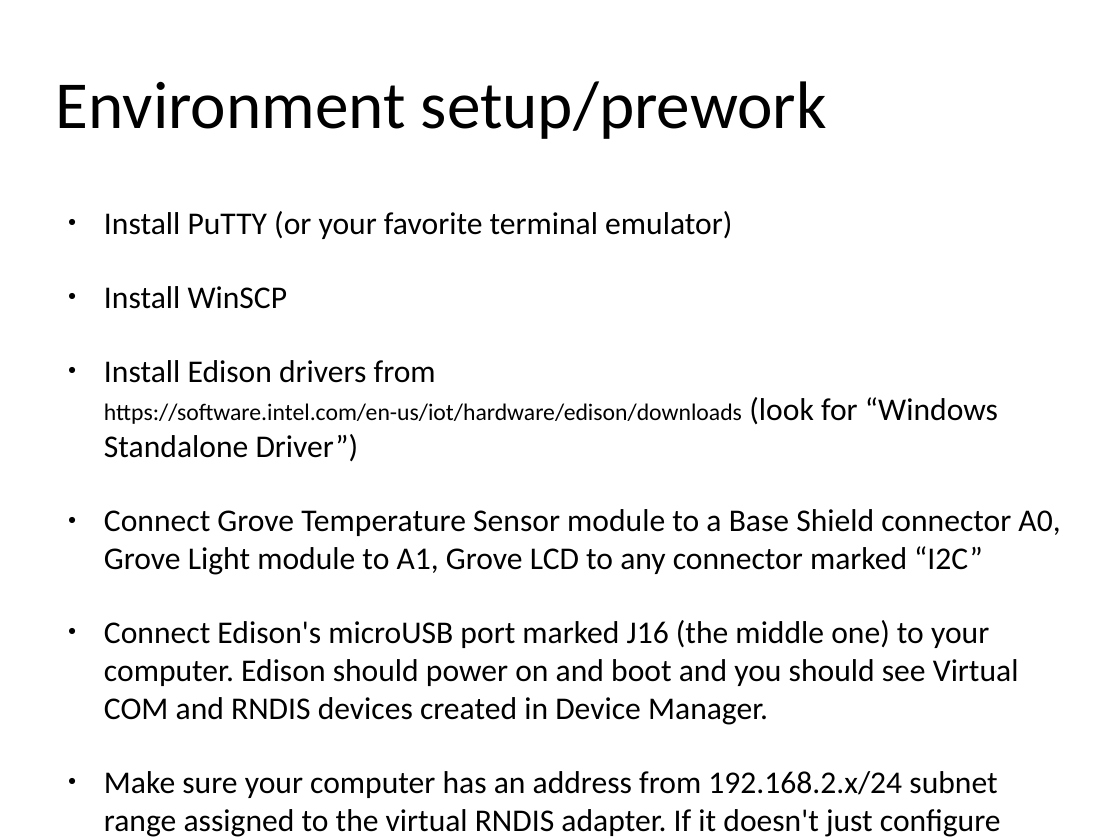
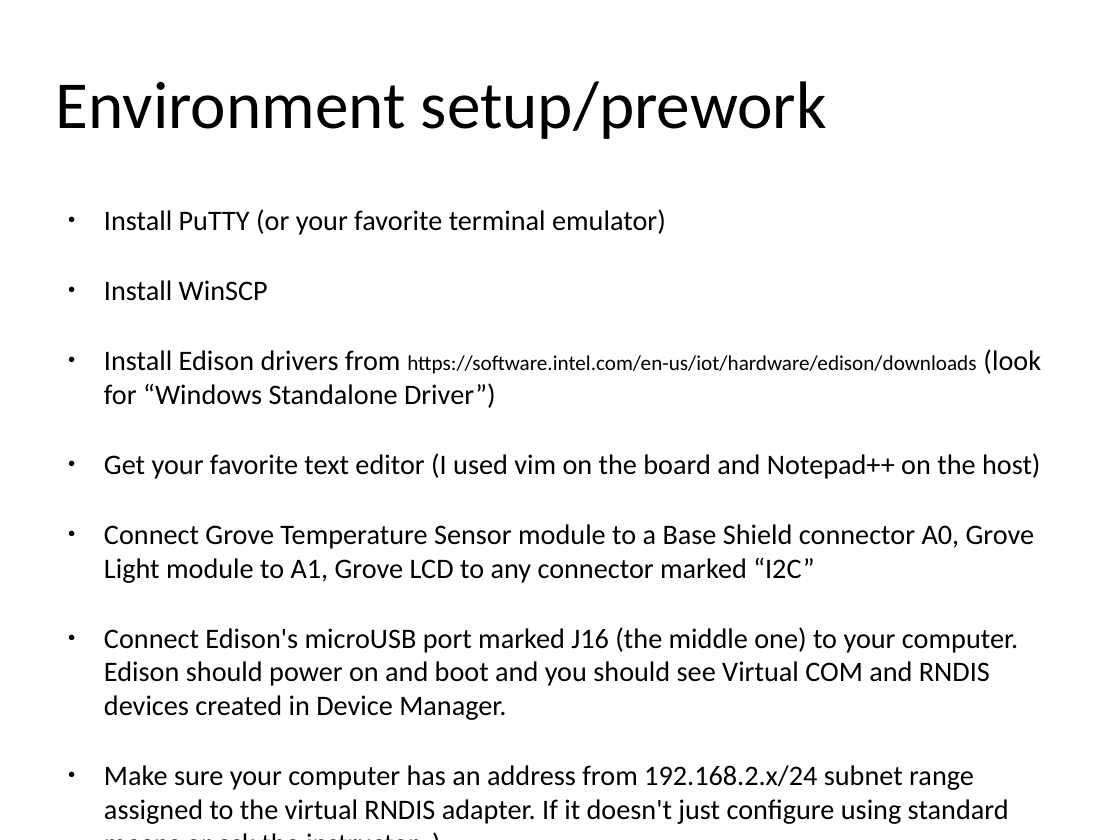
Before and after one commit to alext-mkrs/edison-workshop, a slide deck: slide 10 of slides/edison_workshop.odp (slide 9 before the commit). Drawn at 1120x840 pixels with LibreOffice and Linux fonts; fonts in the diff are those of the drawing; background and template pictures are left out. Boxes give left, top, right and bottom in pixels: in the first picture for what was removed or moved away, otherwise in the second. Text is boxed around its words. In the diff, an @@ line names an element or a change of style, - is before the commit and + after.

```diff
--- a/slides/edison_workshop.odp
+++ b/slides/edison_workshop.odp
@@ text at (104, 209, 1041, 824): size 22.4 to 20 pt in "Install PuTTY (or your favorite terminal emulator)", "Install WinSCP", "Install Edison drivers from (look for “Windows ...", "Connect Grove Temperature Sensor module to a ..." and 2 more places; size 16.8 to 15 pt in "https://software.intel.com/en-us/iot/hardware/edison/downloa ..." @@
@@ text at (104, 453, 1041, 479): paragraph added @@
+● Get your favorite text editor (I used vim on the board and Notepad++ on the host)
```
Also in this commit, not shown: 2 other slides changed, 6 slides added.
